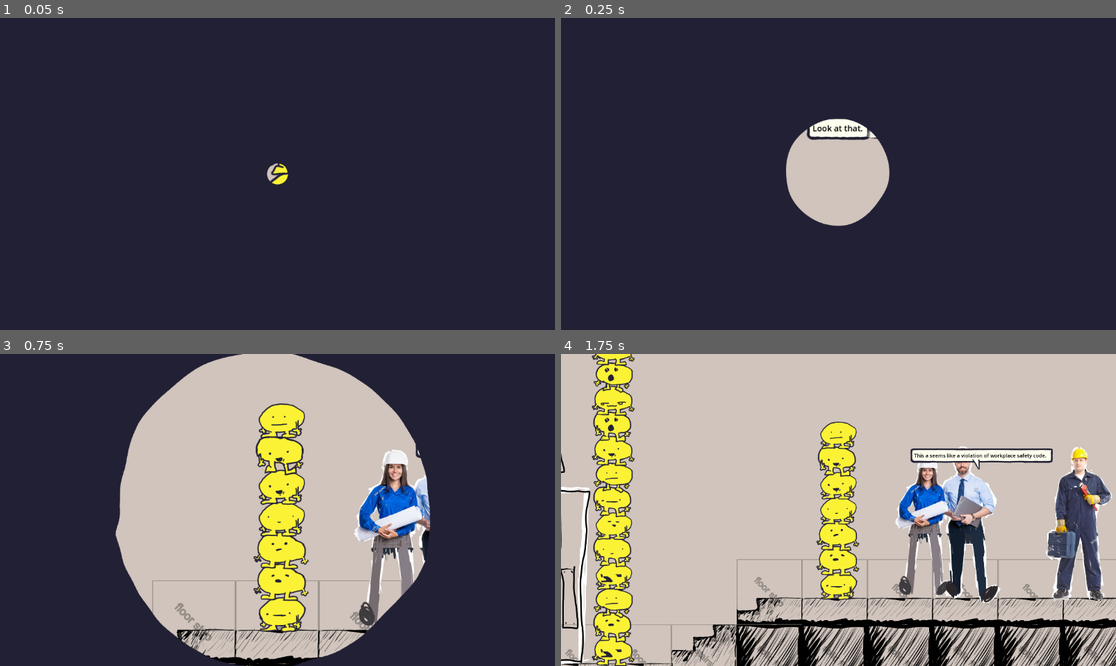
Above: before the commit, frames 1-4 (two rows, left to right).
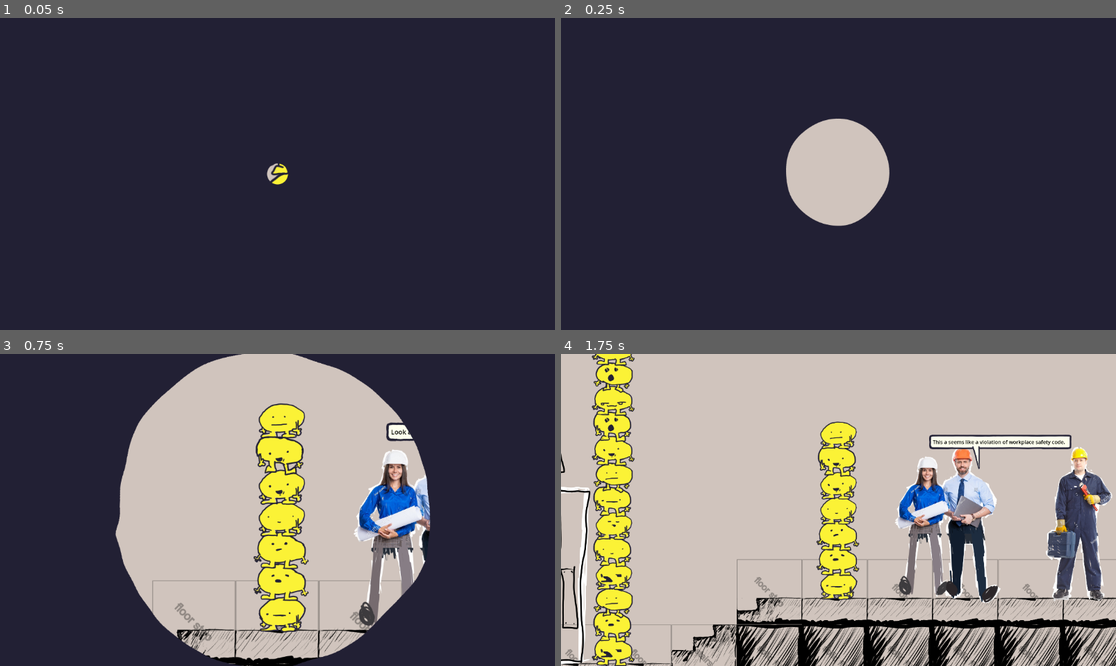
Above: after the commit, the same moments.

Repository: JCoMcL/gourt-game
Game: Godot game, scene res://level/level-container.tscn
The game is run twice, just before and just after one commit, with the same random seed, the same clock (stepped at 60 frames per second) and the same inputs.
Inputs (mouse positions are in pixels of both pictures, inside the frame that each line leads up to):
- Up to frame 1 (0.05 s): no input
- Up to frame 2 (0.25 s): no input
- Up to frame 3 (0.75 s): drag from (455, 550) to (333, 441) at 0.52 s
- Up to frame 4 (1.75 s): drag from (1099, 525) to (810, 572) at 1.27 s

Frame 1 is identical in both runs. In frame 2, 0.6% of the frame differs, in the area x 44-58%, y 32-40%; in frame 3, 0.3%; in frame 4, 2.2%, in the area x 62-92%, y 25-38%.

Commit message:
reorganise speech bubble position goals to be a little more parseable. Add ideal_tail_length goal which is like near_speaker but doesn't reimplement the work that the tail is already doing. Make speech bubbles not auto expire by default because that's kind of dumb tbh

Diff:
--- a/ui/speech_bubble/SpeechTherapist.gd
+++ b/ui/speech_bubble/SpeechTherapist.gd
@@ -12,6 +12,7 @@
 		sb.add_text(words)
 	else:
 		sb = speech_bubble.instantiate()
+		sb.auto_expire = true
 		speaker.add_child(sb)
 		sb.speaker = speaker
 		bubbles[speaker] = sb
--- a/ui/speech_bubble/speech_bubble.gd
+++ b/ui/speech_bubble/speech_bubble.gd
@@ -12,12 +12,12 @@
 @export var speaker: Node2D
 @export_tool_button("Step", "Play") var f = anneal_position
 @export var debug_overlays = false
-@export var auto_expire = true:
+@export var auto_expire = false:
 	set(value):
 		auto_expire = value
 		if auto_expire:
 			on_done_showing.connect(queue_free)
-		else:
+		elif on_done_showing.is_connected(queue_free):
 			on_done_showing.disconnect(queue_free)
 
 @onready var label = $Label
@@ -77,12 +77,11 @@
 	func calculate():
 		return f.call()
 
-var position_goals = [
-	Position_Goal.new(func antigravity():
+# --- Position Goals ---
+func antigravity():
 	return global_position + Vector2.UP * size.y * 3
-	,1),
 
-	Position_Goal.new(func near_speaker():
+func near_speaker():
 	if not speaker:
 		return null
 	var spk = speaker
@@ -93,17 +92,31 @@
 
 	var speaker_rect = spk.get_rect()
 	return centred(speaker_rect.position + spk.global_position + Vector2(speaker_rect.size.x/2, 0))
-	,1),
 
-	Position_Goal.new(func on_screen():
+func on_screen():
 	var r = get_rect().grow(32)
 	r.position = global_position #TODO getting our own global rect reliably is more steps than this
 	var screen_rect = Yute.get_viewport_world_rect(self)
 	if screen_rect.encloses(r):
 		return null #goal is satisfied
 	return Yute.nearest_overlapping_position(r, screen_rect)
-	,50)
 
+func keep_ideal_tail_length():
+	var ideal_tail_length = 10
+	# unit vector that points from the tip of the tail to the base
+	var tail_unit_vector = ($Tail.points[0] - $Tail.points[1]).normalized()
+	return (
+		tail_unit_vector * ideal_tail_length # tail vector of ideal length
+		+ $Tail.points[1] # from the tip of the tail
+		- $Tail.points[0] # relative to base of the tail
+		+ global_position # in global coordinates
+	)
+
+var position_goals = [
+	Position_Goal.new(antigravity ,1),
+	#Position_Goal.new(near_speaker ,1),
+	Position_Goal.new(on_screen ,50),
+	Position_Goal.new(keep_ideal_tail_length ,1)
 	# optimal tail length
 	# away from other actors
 	# not overlapping speaker
@@ -149,8 +162,8 @@
 func _draw() -> void:
 	if debug_overlays:
 		draw_polyline(
-			Yute.four_corners(speaker.get_rect()).map(func(p):
-			return p + speaker.global_position - global_position
+			Yute.four_corners(Yute.get_global_rect(speaker)).map(func(p):
+			return p - global_position
 			),
 			Color("red")
 		)
